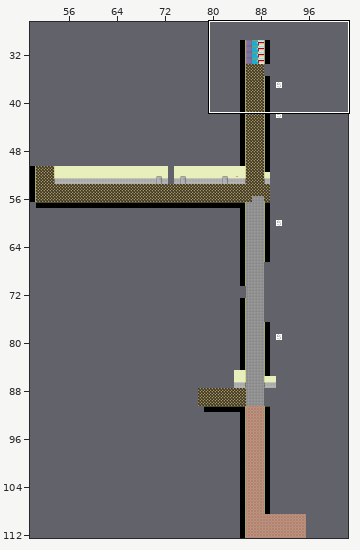
Tiled map: res/niv_1.tmx. Above, an overview of the earlier version with the close-up marked.
Close-up. First the earlier version:
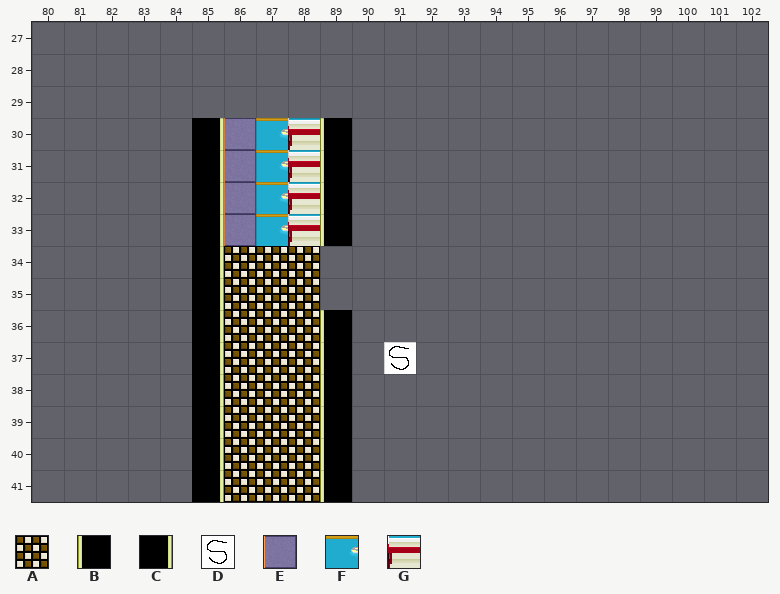
Cells are 32x32 px. Shown: x 80..102, y 27..41. The commit also changed other parts of the map, which this record leaves out.
Key: from "jeu de tuiles": A 3, B 5, C 5 flipped left-right, D 6, E 7, F 8, G 9.
_ is an empty cell.
Layer "Calque de Tuiles 1" before, first column x 80:
27 _______________________
28 _______________________
29 _______________________
30 _____CEFGB_____________
31 _____CEFGB_____________
32 _____CEFGB_____________
33 _____CEFGB_____________
34 _____CAAA______________
35 _____CAAA______________
36 _____CAAAB_____________
37 _____CAAAB_D___________
38 _____CAAAB_____________
39 _____CAAAB_____________
40 _____CAAAB_____________
41 _____CAAAB_____________
The result:
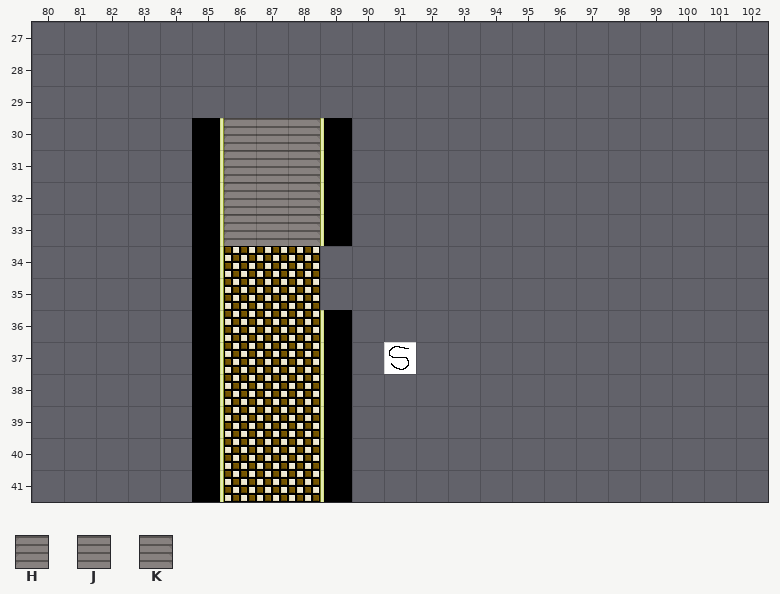
Further tiles: from "jeu de tuiles": H 48, J 49, K 50.
Edits made:
Layer "Calque de Tuiles 1":
The edit turns tile E into tile H in rows 30 to 33 at x 86.
The edit turns tile F into tile J in rows 30 to 33 at x 87.
The edit turns tile G into tile K in rows 30 to 33 at x 88.
Pixel boxes of the changes (left, top, right, bottom) in both close-ups:
changed: (224, 118, 320, 246)
